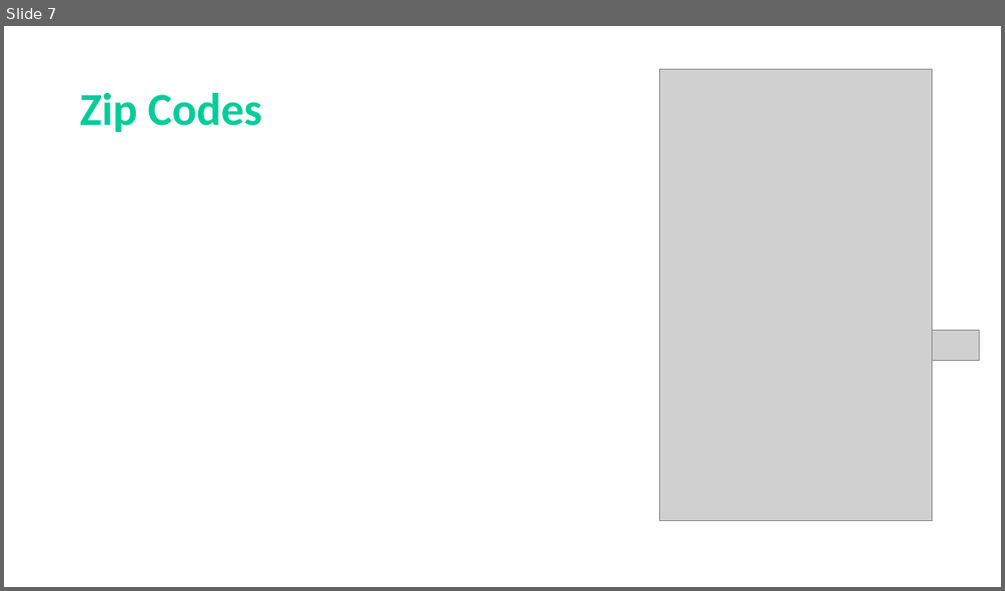
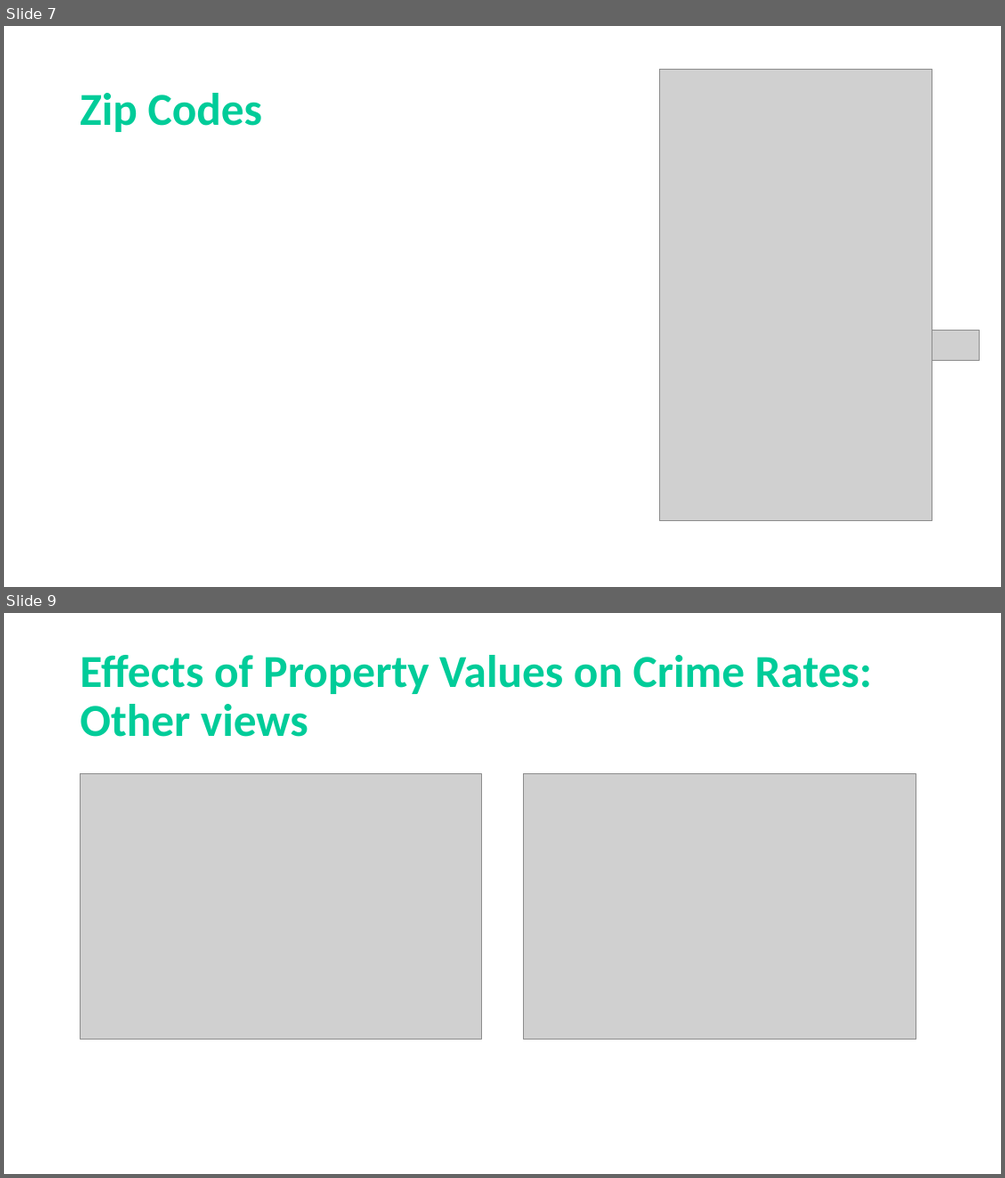
Before and after one commit to frederikdebruyker/Los-Angeles-Crime-Statistics, a slide deck: Presentation Project1 - Los Angeles Crime Statistics.pptx. Shown one above the other, each under a label of ours: slide 7 before the commit, slides 7 and 9 after it; the slides between them are not shown. The pictures are 1005x591 and 1005x1178 pixels, drawn with LibreOffice and Linux fonts; fonts in the diff are those of the drawing; grey boxes stand for pictures. Boxes give left, top, right and bottom in pixels: in the first picture for what was removed or moved away, otherwise in the second. Text is boxed around its words. In the diff, an @@ line names an element or a change of style, - is before the commit and + after.

Commit message:
added slides to presentation

```diff
--- a/Presentation Project1 - Los Angeles Crime Statistics.pptx
+++ b/Presentation Project1 - Los Angeles Crime Statistics.pptx
@@ slide 9 added at bbox=[4, 613, 1001, 1174], background #FFFFFF @@
@@ title added at bbox=[80, 655, 872, 737], 44 pt, text #00CC99, bold @@
+Effects of Property Values on Crime Rates:
+Other views
@@ picture added at bbox=[81, 774, 481, 1039] @@
@@ picture added at bbox=[524, 774, 916, 1039] @@
```
Also in this commit, not shown: 1 other slide added.
